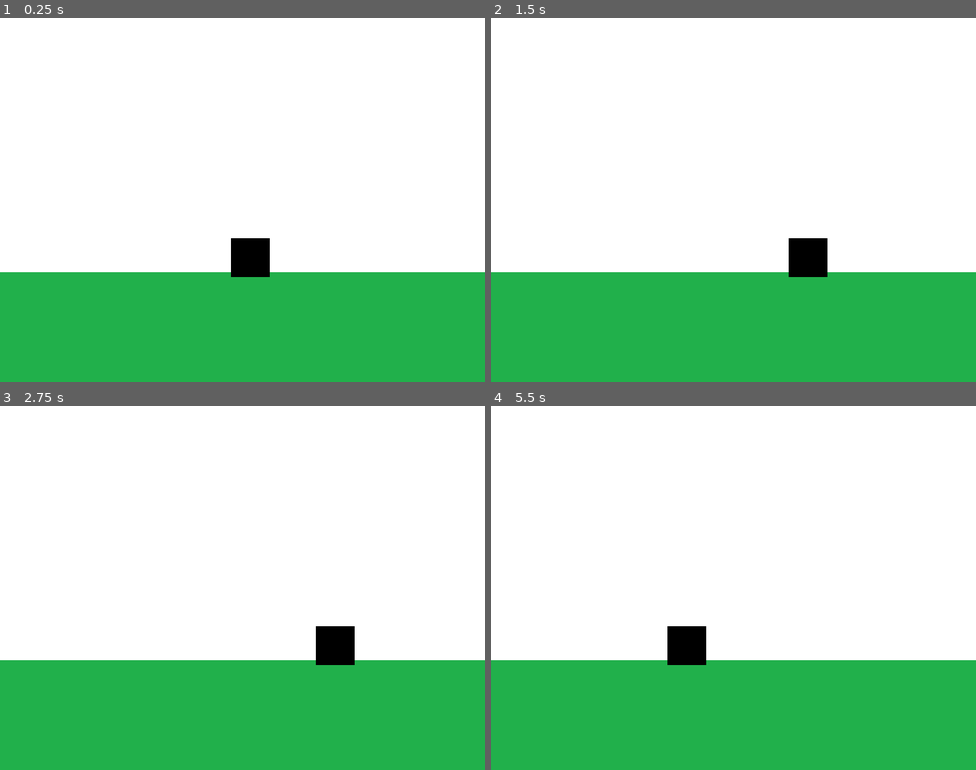
Above: before the commit, frames 1-4 (two rows, left to right).
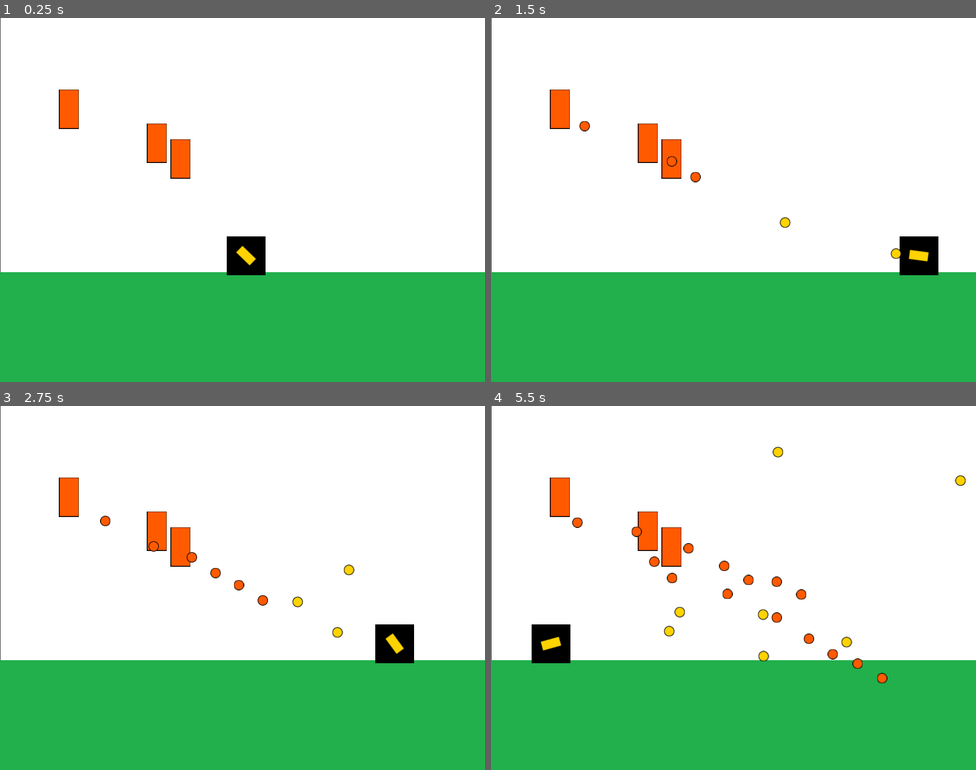
Above: after the commit, the same moments.

Repository: TrejoJulian/entregas-ipv-trejo-julian
Game: Godot game, scene res://Main.tscn
Two runs of this game, one before a commit and one after it. Both use one fixed random seed, a clock stepped at 60 frames per second and the inputs below.
Inputs (mouse positions are in pixels of both pictures, inside the frame that each line leads up to):
- Up to frame 1 (0.25 s): no input
- Up to frame 2 (1.5 s): tap Enter at 0.5 s; move the mouse to (840, 181) at 0.52 s; hold D (move_right) 0.53-1.28 s; click (840, 181) at 0.6 s; move the mouse to (636, 218) at 1.27 s; hold A (move_left) from 1.28 s (still down); click (636, 218) at 1.35 s
- Up to frame 3 (2.75 s): move the mouse to (291, 507) at 2.02 s; release A (move_left) at 2.03 s; hold D (move_right) from 2.03 s (still down); click (291, 507) at 2.1 s
- Up to frame 4 (5.5 s): move the mouse to (709, 660) at 2.77 s; click (709, 660) at 2.85 s; move the mouse to (879, 642) at 3.52 s; release D (move_right) at 3.53 s; hold A (move_left) from 3.53 s (still down); click (879, 642) at 3.6 s; move the mouse to (588, 533) at 4.27 s; click (588, 533) at 4.35 s; move the mouse to (757, 588) at 5.02 s; click (757, 588) at 5.1 s

The runs differ from the first frame. In frame 1, 1.8% of the frame differs, in the area x 0-56%, y 0-72%; in frame 2, 3.3%; in frame 3, 3.5%; in frame 4, 4.3%, in the area x 0-98%, y 0-77%.

Commit message:
Entrega 2 + bonuses

Diff:
--- /dev/null
+++ b/entrega-2-trejo-julian/Main.gd
@@ -0,0 +1,9 @@
+extends Node
+
+onready var player = $Player
+onready var turret_spawner = $TurretSpawner
+
+func _ready():
+	randomize()
+	player.set_projectile_container(self)
+	turret_spawner.spawn_turrets(player,3)
--- a/entrega-2-trejo-julian/Main.tscn
+++ b/entrega-2-trejo-julian/Main.tscn
@@ -1,14 +1,20 @@
-[gd_scene load_steps=4 format=2]
+[gd_scene load_steps=7 format=2]
 
 [ext_resource path="res://entities/player/Player.tscn" type="PackedScene" id=1]
 [ext_resource path="res://assets/textures/background.png" type="Texture" id=2]
 [ext_resource path="res://assets/textures/floor.png" type="Texture" id=3]
+[ext_resource path="res://Main.gd" type="Script" id=4]
+[ext_resource path="res://entities/turret/Turret.tscn" type="PackedScene" id=5]
+[ext_resource path="res://entities/TurretSpawner.gd" type="Script" id=6]
 
 [node name="Main" type="Node"]
+script = ExtResource( 4 )
 
 [node name="Background" type="TextureRect" parent="."]
 anchor_right = 1.0
 anchor_bottom = 1.0
+margin_left = 0.749146
+margin_right = 0.749146
 texture = ExtResource( 2 )
 expand = true
 __meta__ = {
@@ -26,4 +32,8 @@
 }
 
 [node name="Player" parent="." instance=ExtResource( 1 )]
-position = Vector2( 413.003, 395.272 )
+position = Vector2( 405.876, 391.708 )
+
+[node name="TurretSpawner" type="Node" parent="."]
+script = ExtResource( 6 )
+turret_scene = ExtResource( 5 )
--- /dev/null
+++ b/entrega-2-trejo-julian/entities/AbstractProjectile.gd
@@ -0,0 +1,28 @@
+extends Sprite
+class_name Projectile
+
+signal delete_requested(projectile)
+var direction:Vector2
+export (float) var speed
+
+
+func _ready():
+	set_physics_process(false)
+
+
+func set_starting_values(starting_position:Vector2,direction:Vector2):
+	global_position = starting_position
+	self.direction = direction
+	$Timer.start()
+	set_physics_process(true)
+
+func _physics_process(delta):
+	position += direction *  speed * delta
+
+
+func _on_Timer_timeout():
+	emit_signal("delete_requested",self)
+
+#version bonus de desaparecer cuando salen de la screen.
+func _on_VisibilityNotifier2D_screen_exited():
+	queue_free()
--- /dev/null
+++ b/entrega-2-trejo-julian/entities/AbstractProjectile.tscn
@@ -0,0 +1,16 @@
+[gd_scene load_steps=2 format=2]
+
+[ext_resource path="res://entities/AbstractProjectile.gd" type="Script" id=1]
+
+[node name="Projectile" type="Sprite"]
+script = ExtResource( 1 )
+speed = 90.0
+
+[node name="Timer" type="Timer" parent="."]
+wait_time = 10.0
+one_shot = true
+
+[node name="VisibilityNotifier2D" type="VisibilityNotifier2D" parent="."]
+
+[connection signal="timeout" from="Timer" to="." method="_on_Timer_timeout"]
+[connection signal="screen_exited" from="VisibilityNotifier2D" to="." method="_on_VisibilityNotifier2D_screen_exited"]
--- /dev/null
+++ b/entrega-2-trejo-julian/entities/TurretSpawner.gd
@@ -0,0 +1,24 @@
+extends Node
+
+export (PackedScene) var turret_scene:PackedScene
+onready var viewport_size = get_viewport().size
+
+func spawn_turrets(player, number_of_torrets:int):
+
+	var y_axis_above_player = player.global_position.y - player.texture.get_height() #y axis is inverted that's why i use (-)
+
+	for i in range(number_of_torrets):
+		var turret_instance:Turret = turret_scene.instance()
+
+		var turret_size = turret_instance.texture.get_height()
+
+		#set the x and y range we want our turrets to spawn between
+		var x_range = Vector2(turret_size, viewport_size.x - turret_size)
+		var y_range = Vector2(turret_size, y_axis_above_player)
+		#randomize the spawn position
+		var random_x = randi() % int(x_range[1]- x_range[0]) + 1 + x_range[0]
+		var random_y =  randi() % int(y_range[1]-y_range[0]) + 1 + y_range[0]
+		var random_pos = Vector2(random_x, random_y)
+
+		self.add_child(turret_instance)
+		turret_instance.set_initial_values(player,self,random_pos)
--- /dev/null
+++ b/entrega-2-trejo-julian/entities/player/Cannon.gd
@@ -0,0 +1,20 @@
+extends Sprite
+
+
+
+onready var fire_position:Position2D = $FirePosition
+
+export (PackedScene) var projectile_scene:PackedScene
+
+var projectile_container:Node
+
+
+func fire():
+	var projectile_instance:Projectile = projectile_scene.instance()
+	projectile_container.add_child(projectile_instance)
+	projectile_instance.set_starting_values(fire_position.global_position,(fire_position.global_position - global_position).normalized())
+	projectile_instance.connect("delete_requested",self, "_on_projectile_delete_requested")
+
+func _on_projectile_delete_requested(projectile):
+	projectile_container.remove_child(projectile)
+	projectile.queue_free()
--- a/entrega-2-trejo-julian/entities/player/Player.gd
+++ b/entrega-2-trejo-julian/entities/player/Player.gd
@@ -1,18 +1,36 @@
 extends Sprite
 
-var speed = 200 #Pixeles
+onready var cannon:Sprite = $Cannon #para no hacer querys constantemente dentro del process
+onready var screen_size = get_viewport().size
+
+export (float) var ACCELERATION:float = 35.0
+export (float) var H_SPEED_LIMIT: float = 400.0
+export (float) var FRICTION_WEIGHT:float = 0.07
+
+var velocity:Vector2 = Vector2.ZERO
+var projectile_container:Node
+
+
+func set_projectile_container(container:Node):
+	cannon.projectile_container = container
+	projectile_container = container
 
 func _physics_process(delta):
-	# Manera básica
-	var direction:int = 0
-	if Input.is_action_pressed("move_left"):
-		direction = -1
-	elif Input.is_action_pressed("move_right"):
-		direction = 1
+	var mouse_position:Vector2 = get_global_mouse_position()
+	cannon.look_at(mouse_position)
 
-	#position.x += direction * speed * delta
+	if Input.is_action_just_pressed("fire"):
+		cannon.fire()
 
-	# Manera optimizada
-	var direction_optimized:int = int(Input.is_action_pressed("move_right")) - int(Input.is_action_pressed("move_left"))
+	#Player movement
+	var h_movement_direction:int = int(Input.is_action_pressed("move_right")) - int(Input.is_action_pressed("move_left"))
 
-	position.x += direction_optimized * speed * delta
+	if h_movement_direction != 0:
+		velocity.x = clamp(velocity.x + (h_movement_direction * ACCELERATION ), -H_SPEED_LIMIT, H_SPEED_LIMIT)
+	else:
+		velocity.x = lerp(velocity.x, 0 , FRICTION_WEIGHT) if abs(velocity.x) > 1 else 0
+
+	position.x += velocity.x * delta
+	#the player can´t move out of the screen
+	var player_width = self.texture.get_width() / 2
+	position.x = clamp(position.x, player_width, screen_size.x - player_width)
--- a/entrega-2-trejo-julian/entities/player/Player.tscn
+++ b/entrega-2-trejo-julian/entities/player/Player.tscn
@@ -1,9 +1,20 @@
-[gd_scene load_steps=3 format=2]
+[gd_scene load_steps=6 format=2]
 
 [ext_resource path="res://entities/player/Player.gd" type="Script" id=1]
 [ext_resource path="res://assets/textures/player.png" type="Texture" id=2]
+[ext_resource path="res://assets/textures/cannon.png" type="Texture" id=3]
+[ext_resource path="res://entities/player/Cannon.gd" type="Script" id=4]
+[ext_resource path="res://entities/player/PlayerProjectile.tscn" type="PackedScene" id=5]
 
 [node name="Player" type="Sprite"]
 position = Vector2( -0.0635071, 0.165405 )
 texture = ExtResource( 2 )
 script = ExtResource( 1 )
+
+[node name="Cannon" type="Sprite" parent="."]
+texture = ExtResource( 3 )
+script = ExtResource( 4 )
+projectile_scene = ExtResource( 5 )
+
+[node name="FirePosition" type="Position2D" parent="Cannon"]
+position = Vector2( 13.4695, 0 )
--- /dev/null
+++ b/entrega-2-trejo-julian/entities/player/PlayerProjectile.tscn
@@ -0,0 +1,7 @@
+[gd_scene load_steps=3 format=2]
+
+[ext_resource path="res://entities/AbstractProjectile.tscn" type="PackedScene" id=1]
+[ext_resource path="res://assets/textures/proyectile_player.png" type="Texture" id=2]
+
+[node name="Projectile" instance=ExtResource( 1 )]
+texture = ExtResource( 2 )
--- /dev/null
+++ b/entrega-2-trejo-julian/entities/turret/Turret.gd
@@ -0,0 +1,30 @@
+extends Sprite
+class_name Turret
+
+onready var fire_position:Position2D = $FirePosition
+
+export (PackedScene) var projectile_scene
+
+var projectile_container:Node
+var player
+
+
+func set_initial_values(player,projectile_container,starting_position):
+	self.player = player
+	self.projectile_container = projectile_container
+	position = starting_position
+	$Timer.start()
+
+
+func _on_Timer_timeout():
+	fire()
+
+func fire():
+	var projectile:Projectile = projectile_scene.instance()
+	projectile_container.add_child(projectile)
+	projectile.set_starting_values(fire_position.global_position, (player.global_position - fire_position.global_position).normalized())
+	projectile.connect("delete_requested",self,"_on_projectile_delete_requested")
+
+func _on_projectile_delete_requested(projectile):
+	projectile_container.remove_child(projectile)
+	projectile.queue_free()
--- /dev/null
+++ b/entrega-2-trejo-julian/entities/turret/Turret.tscn
@@ -0,0 +1,17 @@
+[gd_scene load_steps=4 format=2]
+
+[ext_resource path="res://entities/turret/Turret.gd" type="Script" id=1]
+[ext_resource path="res://assets/textures/turret.png" type="Texture" id=2]
+[ext_resource path="res://entities/turret/TurretProjectile.tscn" type="PackedScene" id=3]
+
+[node name="Turret" type="Sprite"]
+texture = ExtResource( 2 )
+script = ExtResource( 1 )
+projectile_scene = ExtResource( 3 )
+
+[node name="FirePosition" type="Position2D" parent="."]
+position = Vector2( 0.840897, 6.72717 )
+
+[node name="Timer" type="Timer" parent="."]
+
+[connection signal="timeout" from="Timer" to="." method="_on_Timer_timeout"]
--- /dev/null
+++ b/entrega-2-trejo-julian/entities/turret/TurretProjectile.tscn
@@ -0,0 +1,7 @@
+[gd_scene load_steps=3 format=2]
+
+[ext_resource path="res://entities/AbstractProjectile.tscn" type="PackedScene" id=1]
+[ext_resource path="res://assets/textures/proyectile_turret.png" type="Texture" id=2]
+
+[node name="Projectile" instance=ExtResource( 1 )]
+texture = ExtResource( 2 )
--- a/entrega-2-trejo-julian/project.godot
+++ b/entrega-2-trejo-julian/project.godot
@@ -8,8 +8,20 @@
 
 config_version=4
 
-_global_script_classes=[  ]
+_global_script_classes=[ {
+"base": "Sprite",
+"class": "Projectile",
+"language": "GDScript",
+"path": "res://entities/AbstractProjectile.gd"
+}, {
+"base": "Sprite",
+"class": "Turret",
+"language": "GDScript",
+"path": "res://entities/turret/Turret.gd"
+} ]
 _global_script_class_icons={
+"Projectile": "",
+"Turret": ""
 }
 
 [application]
@@ -38,6 +50,11 @@
 , Object(InputEventKey,"resource_local_to_scene":false,"resource_name":"","device":0,"alt":false,"shift":false,"control":false,"meta":false,"command":false,"pressed":false,"scancode":16777233,"unicode":0,"echo":false,"script":null)
  ]
 }
+fire={
+"deadzone": 0.5,
+"events": [ Object(InputEventMouseButton,"resource_local_to_scene":false,"resource_name":"","device":0,"alt":false,"shift":false,"control":false,"meta":false,"command":false,"button_mask":0,"position":Vector2( 0, 0 ),"global_position":Vector2( 0, 0 ),"factor":1.0,"button_index":1,"pressed":false,"doubleclick":false,"script":null)
+ ]
+}
 
 [rendering]
 
